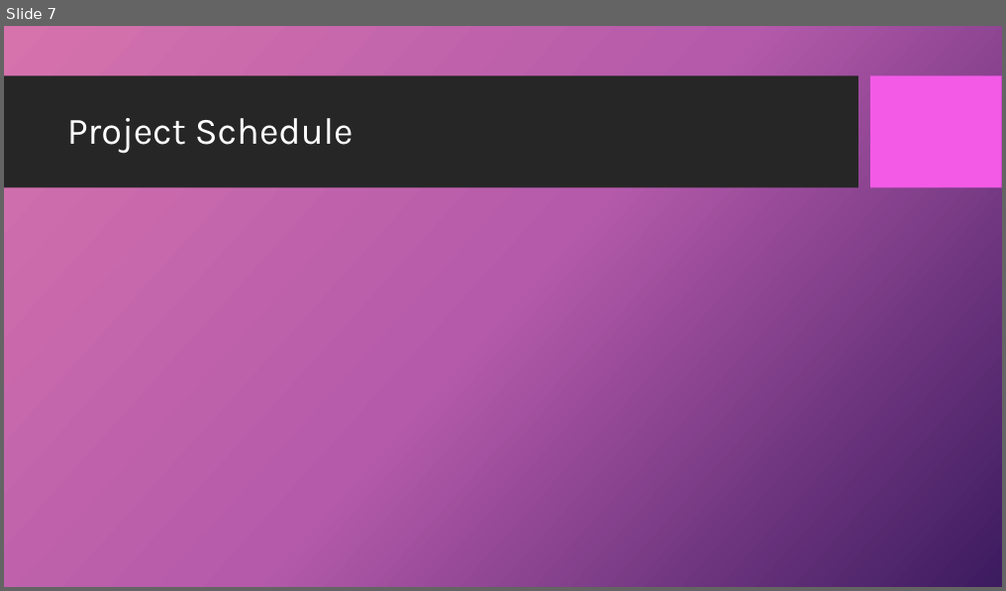
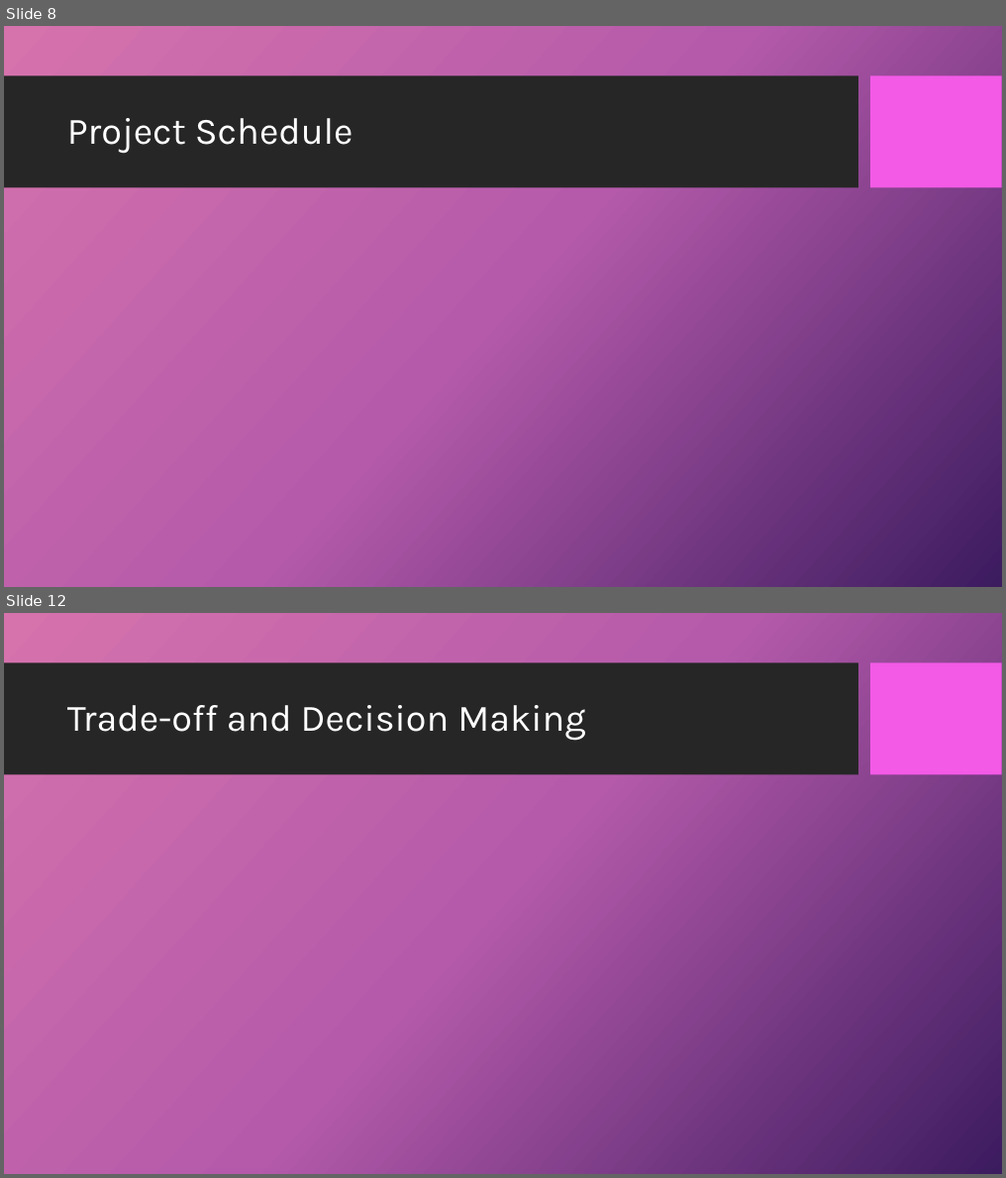
Before and after one commit to dandz12/ECE411-Practicum-Project, a slide deck: ECE411 - Final Presentation.pptx. Shown one above the other, each under a label of ours: slide 7 before the commit, slides 8 and 12 after it; the slides between them are not shown. The pictures are 1006x591 and 1006x1178 pixels, drawn with LibreOffice and Linux fonts; fonts in the diff are those of the drawing; background and template pictures are left out. Boxes give left, top, right and bottom in pixels: in the first picture for what was removed or moved away, otherwise in the second. Text is boxed around its words. In the diff, an @@ line names an element or a change of style, - is before the commit and + after.

```diff
--- a/ECE411 - Final Presentation.pptx
+++ b/ECE411 - Final Presentation.pptx
@@ slide 12 added at bbox=[4, 613, 1002, 1174], background picture (left out); not listed: 2 template elements that a slide beside it also shows @@
@@ title added at bbox=[67, 705, 585, 740], 36 pt, text #FFFFFF @@
+Trade-off and Decision Making
@@ what was slide 7 is now slide 8 @@
```
Also in this commit, not shown: 1 slide changed, 14 other slides added, 1 slide removed.
